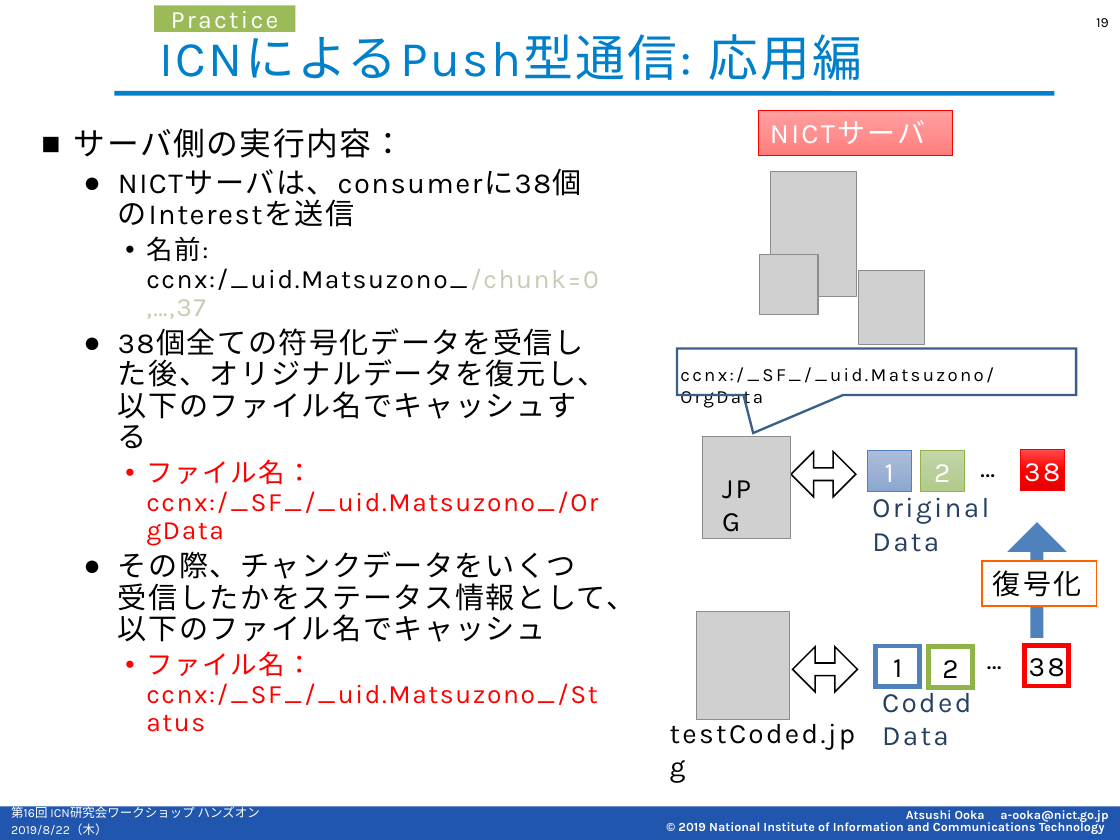
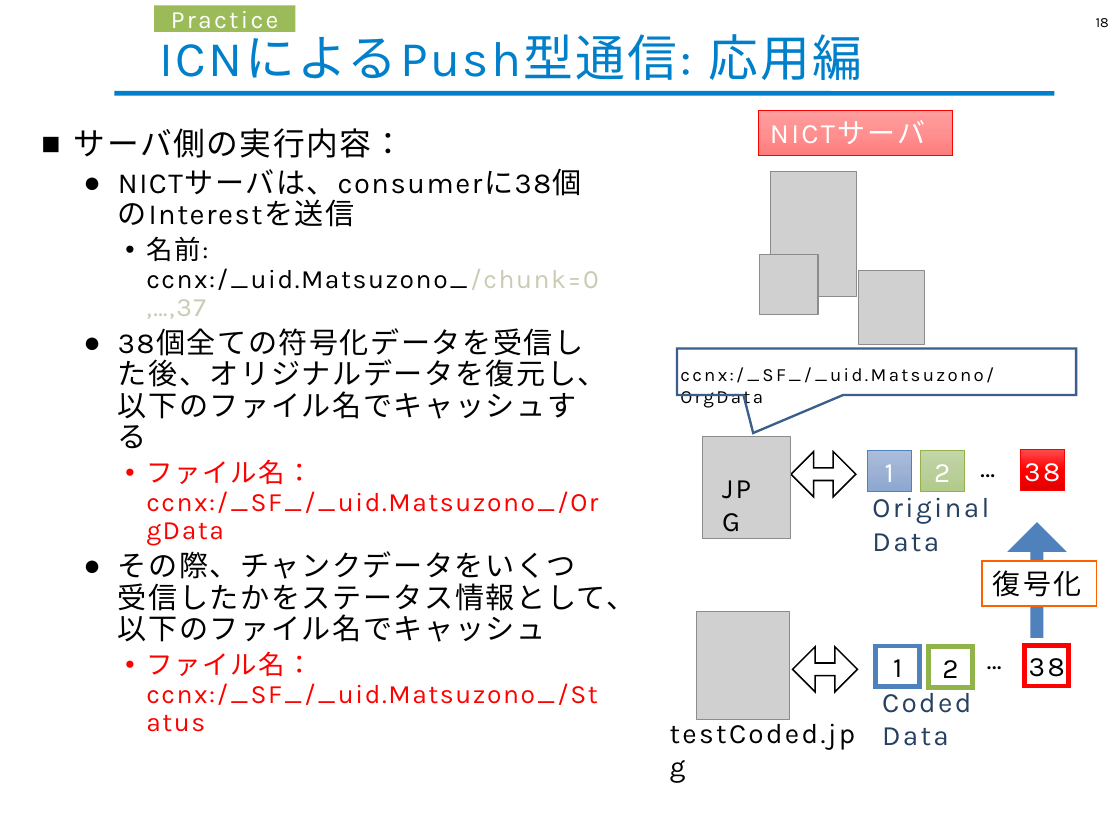
Before and after one commit to cefore/2021-hands-on, a slide deck: slide 18 of material/Practice-C_ICN-PUSH-Commn.pptx (slide 19 before the commit). Drawn at 1120x840 pixels with LibreOffice and Linux fonts; fonts in the diff are those of the drawing; grey boxes stand for pictures; background and template pictures are left out. Boxes give left, top, right and bottom in pixels: in the first picture for what was removed or moved away, otherwise in the second. Text is boxed around its words. In the diff, an @@ line names an element or a change of style, - is before the commit and + after.

```diff
--- a/material/Practice-C_ICN-PUSH-Commn.pptx
+++ b/material/Practice-C_ICN-PUSH-Commn.pptx
@@ page number at bbox=[1096, 18, 1109, 27]: text changed @@
-19
+18
@@ rectangle removed at bbox=[0, 806, 1120, 840] @@
@@ text removed at bbox=[11, 804, 260, 821] @@
-第16回 ICN研究会ワークショップ ハンズオン
@@ text removed at bbox=[11, 823, 107, 835] @@
-2019/8/22（木）
@@ text removed at bbox=[678, 810, 1108, 834] @@
-Atsushi Ooka a-ooka@nict.go.jp
-© 2019 National Institute of Information and Communications Technology
```
Also in this commit, not shown: 18 other slides changed, 1 slide removed.
